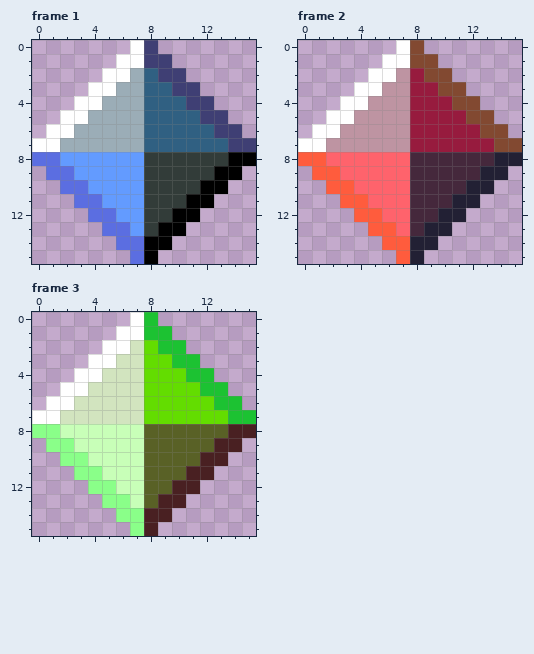
Pixel-art file: Sprites/exp_point.aseprite. The first picture shows the starting point.
16x16 pixels, 3 frames. Shown: frame 1, frame 2, frame 3. The commit also changed other frames, which this record leaves out.
And afterwards:
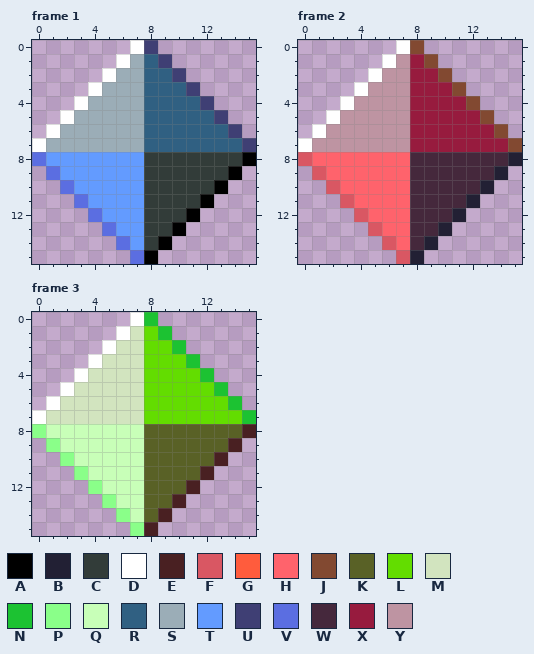
Palette (. is transparent): A #000000  B #222034  C #323c39  D #ffffff  E #492022  F #d95763  G #ff5c3d  H #ff636c  J #824931  K #596126  L #63dd00  M #d2e4bf  N #1cc232  P #8aff89  Q #c8ffb8  R #306082  S #9badb7  T #639bff  U #3f3f74  V #5b6ee1  W #45283c  X #971b3e  Y #be94a2
The exact change:
--- frame 1
@@ x 0..15 @@
  0 .......DU.......
- 1 ......DDUU......
- 2 .....DDSRUU.....
- 3 ....DDSSRRUU....
- 4 ...DDSSSRRRUU...
- 5 ..DDSSSSRRRRUU..
- 6 .DDSSSSSRRRRRUU.
- 7 DDSSSSSSRRRRRRUU
- 8 VVTTTTTTCCCCCCAA
- 9 .VVTTTTTCCCCCAA.
-10 ..VVTTTTCCCCAA..
-11 ...VVTTTCCCAA...
-12 ....VVTTCCAA....
-13 .....VVTCAA.....
-14 ......VVAA......
+ 1 ......DSRU......
+ 2 .....DSSRRU.....
+ 3 ....DSSSRRRU....
+ 4 ...DSSSSRRRRU...
+ 5 ..DSSSSSRRRRRU..
+ 6 .DSSSSSSRRRRRRU.
+ 7 DSSSSSSSRRRRRRRU
+ 8 VTTTTTTTCCCCCCCA
+ 9 .VTTTTTTCCCCCCA.
+10 ..VTTTTTCCCCCA..
+11 ...VTTTTCCCCA...
+12 ....VTTTCCCA....
+13 .....VTTCCA.....
+14 ......VTCA......
 15 .......VA.......
--- frame 2
@@ x 0..15 @@
  0 .......DJ.......
- 1 ......DDJJ......
- 2 .....DDYXJJ.....
- 3 ....DDYYXXJJ....
- 4 ...DDYYYXXXJJ...
- 5 ..DDYYYYXXXXJJ..
- 6 .DDYYYYYXXXXXJJ.
- 7 DDYYYYYYXXXXXXJJ
- 8 GGHHHHHHWWWWWWBB
- 9 .GGHHHHHWWWWWBB.
-10 ..GGHHHHWWWWBB..
-11 ...GGHHHWWWBB...
-12 ....GGHHWWBB....
-13 .....GGHWBB.....
-14 ......GGBB......
-15 .......GB.......
+ 1 ......DYXJ......
+ 2 .....DYYXXJ.....
+ 3 ....DYYYXXXJ....
+ 4 ...DYYYYXXXXJ...
+ 5 ..DYYYYYXXXXXJ..
+ 6 .DYYYYYYXXXXXXJ.
+ 7 DYYYYYYYXXXXXXXJ
+ 8 FHHHHHHHWWWWWWWB
+ 9 .FHHHHHHWWWWWWB.
+10 ..FHHHHHWWWWWB..
+11 ...FHHHHWWWWB...
+12 ....FHHHWWWB....
+13 .....FHHWWB.....
+14 ......FHWB......
+15 .......FB.......
--- frame 3
@@ x 0..15 @@
  0 .......DN.......
- 1 ......DDNN......
- 2 .....DDMLNN.....
- 3 ....DDMMLLNN....
- 4 ...DDMMMLLLNN...
- 5 ..DDMMMMLLLLNN..
- 6 .DDMMMMMLLLLLNN.
- 7 DDMMMMMMLLLLLLNN
- 8 PPQQQQQQKKKKKKEE
- 9 .PPQQQQQKKKKKEE.
-10 ..PPQQQQKKKKEE..
-11 ...PPQQQKKKEE...
-12 ....PPQQKKEE....
-13 .....PPQKEE.....
-14 ......PPEE......
+ 1 ......DMLN......
+ 2 .....DMMLLN.....
+ 3 ....DMMMLLLN....
+ 4 ...DMMMMLLLLN...
+ 5 ..DMMMMMLLLLLN..
+ 6 .DMMMMMMLLLLLLN.
+ 7 DMMMMMMMLLLLLLLN
+ 8 PQQQQQQQKKKKKKKE
+ 9 .PQQQQQQKKKKKKE.
+10 ..PQQQQQKKKKKE..
+11 ...PQQQQKKKKE...
+12 ....PQQQKKKE....
+13 .....PQQKKE.....
+14 ......PQKE......
 15 .......PE.......
Pixel boxes of the changes (left, top, right, bottom) in both pictures:
changed: (46, 54, 242, 250)
changed: (298, 54, 508, 264)
changed: (46, 326, 242, 522)
